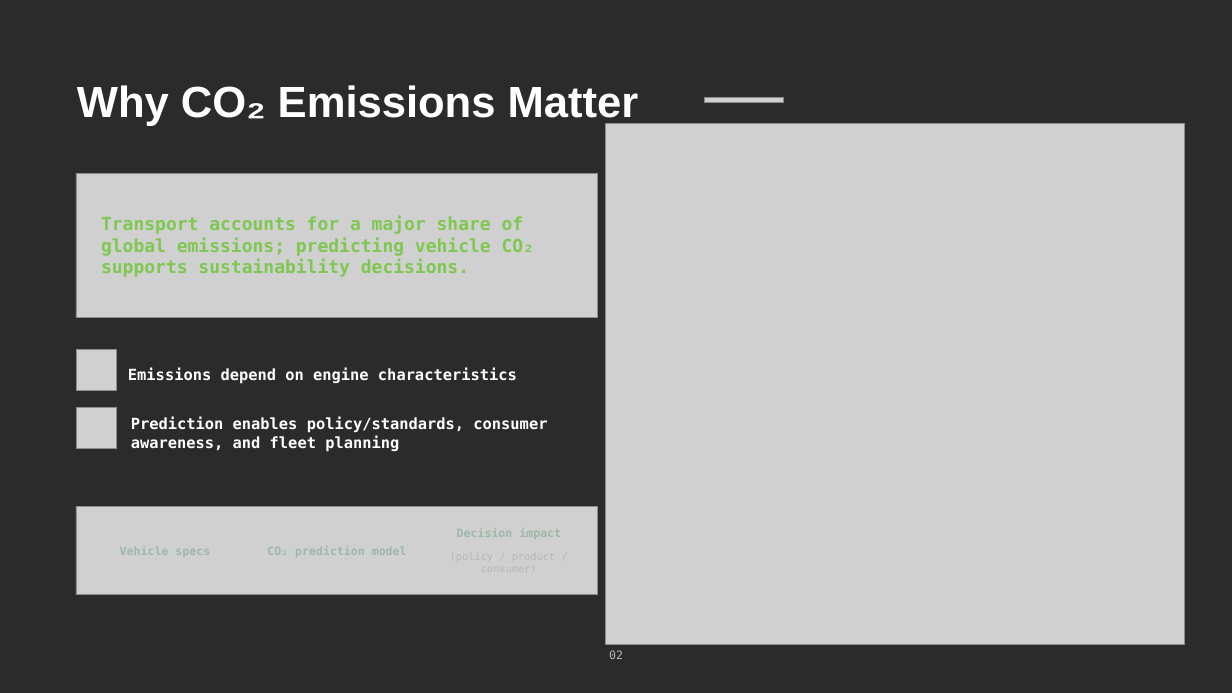
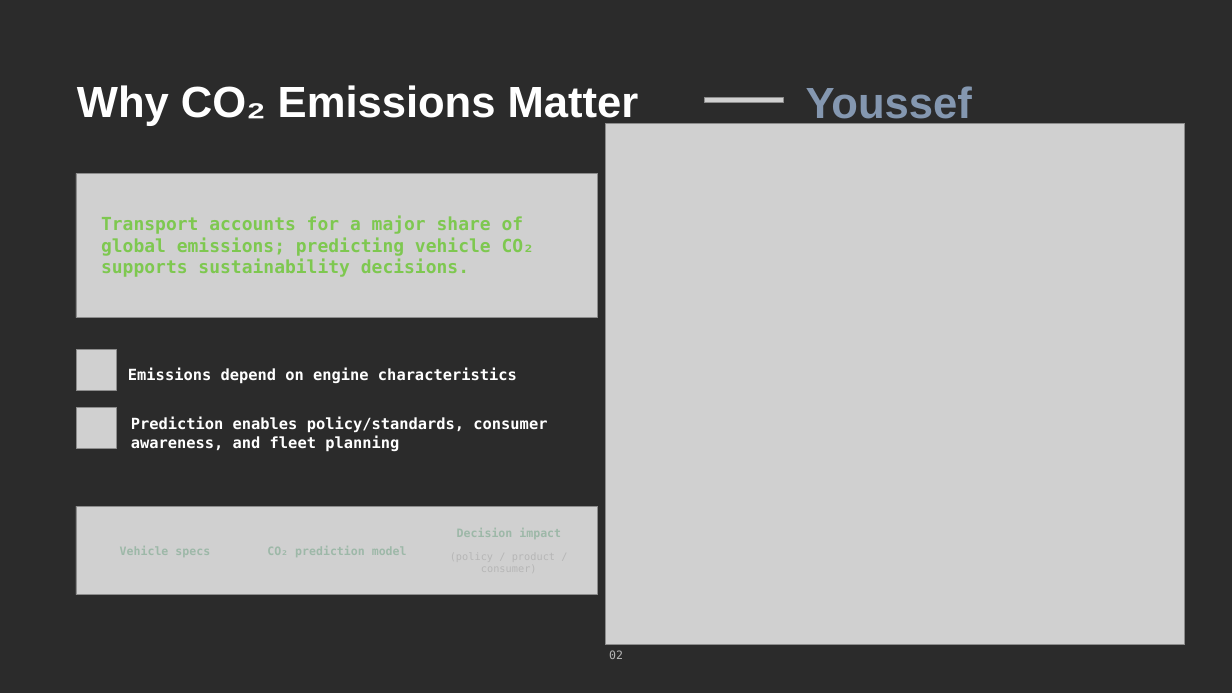
Before and after one commit to AhmedMohammedRo/Linear_Algebra_Project, a slide deck: slide 2 of Linear Regression CO₂ Emissions.pptx. Drawn at 1232x693 pixels with LibreOffice and Linux fonts; fonts in the diff are those of the drawing; grey boxes stand for pictures; background and template pictures are left out; a plain dark background stands for a picture behind light text. Boxes give left, top, right and bottom in pixels: in the first picture for what was removed or moved away, otherwise in the second. Text is boxed around its words. In the diff, an @@ line names an element or a change of style, - is before the commit and + after.

```diff
--- a/Linear Regression CO₂ Emissions.pptx
+++ b/Linear Regression CO₂ Emissions.pptx
@@ text added at [806,86,972,127], 34 pt, text #8497B0, bold @@
+Youssef
```
Also in this commit, not shown: 9 other slides changed, 3 other files.
